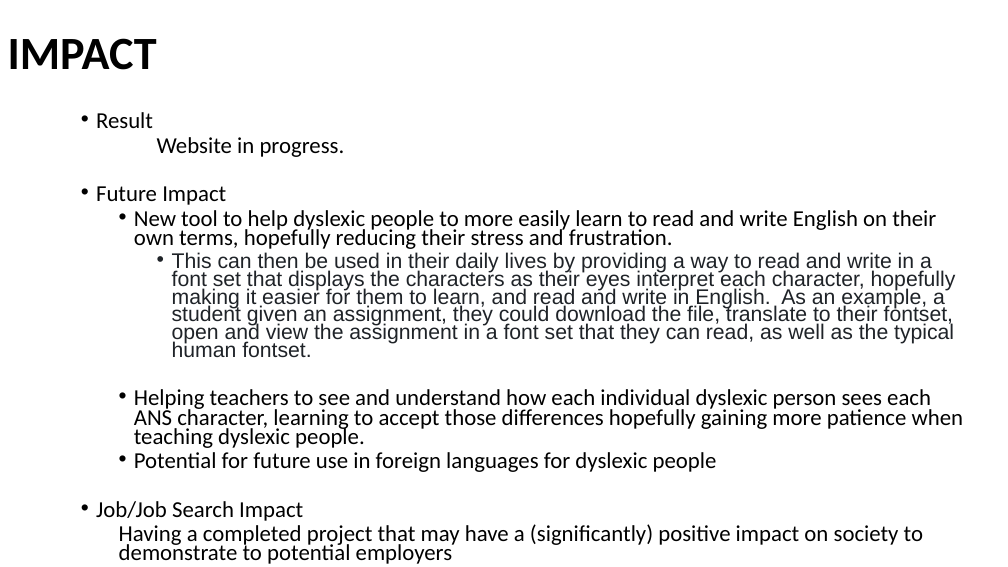
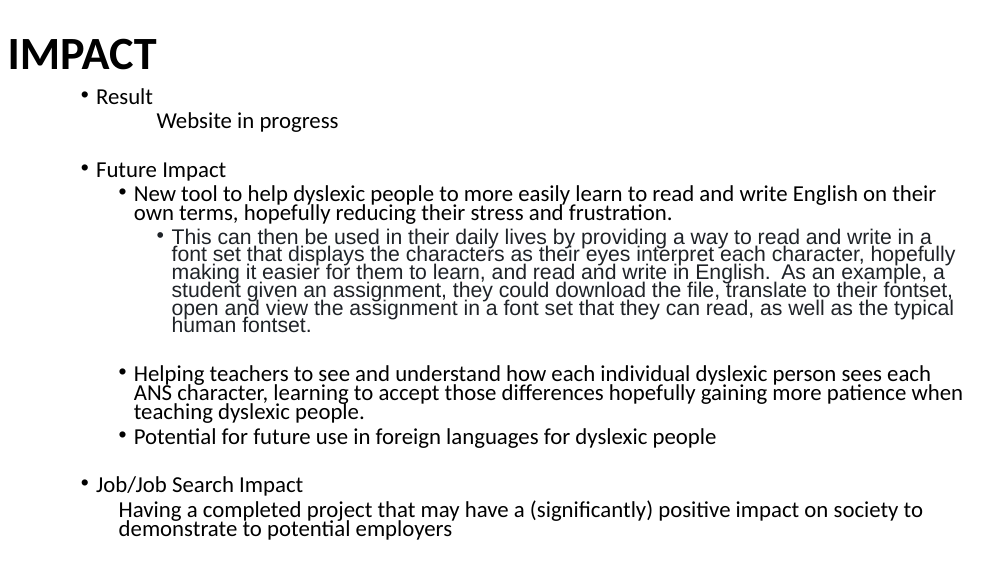
Before and after one commit to kdanedesigns/InclusiveAlphabet, a slide deck: slide 7 of documents/InclusiveAlphabetCapstonePresentation20230613.pptx. Drawn at 1008x567 pixels with LibreOffice and Linux fonts; fonts in the diff are those of the drawing. Boxes give left, top, right and bottom in pixels: in the first picture for what was removed or moved away, otherwise in the second. Text is boxed around its words. In the diff, an @@ line names an element or a change of style, - is before the commit and + after.

```diff
--- a/documents/InclusiveAlphabetCapstonePresentation20230613.pptx
+++ b/documents/InclusiveAlphabetCapstonePresentation20230613.pptx
@@ text "Result": place and size @@
-text "Result" at [96,112,964,564]
+text "Result" at [96,88,964,540]
@@ text at [157,112,339,132]: text changed @@
-  Website in progress.
+  Website in progress
```
Also in this commit, not shown: 5 other slides changed, 12 slides added, 1 slide removed.
